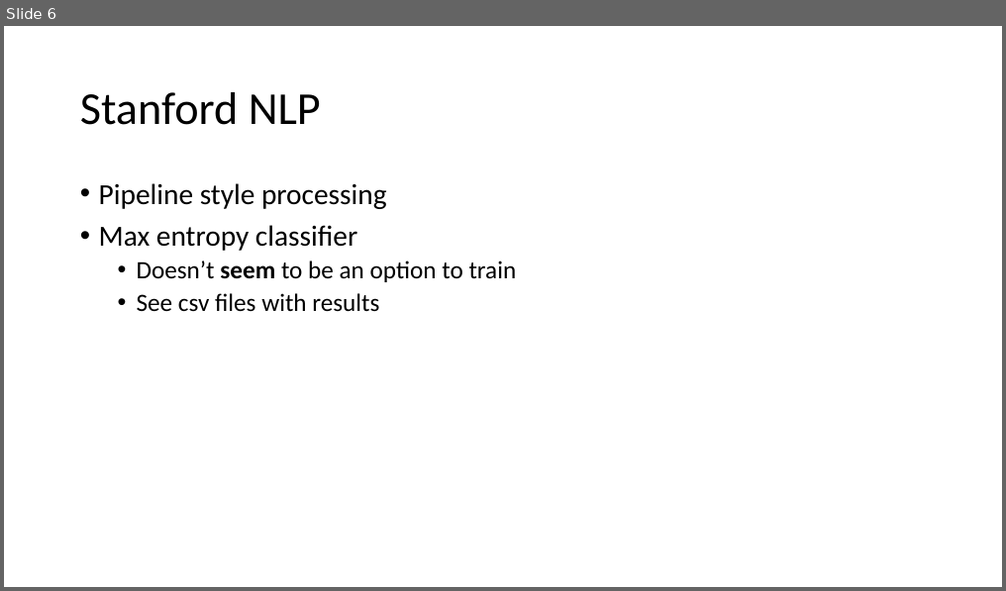
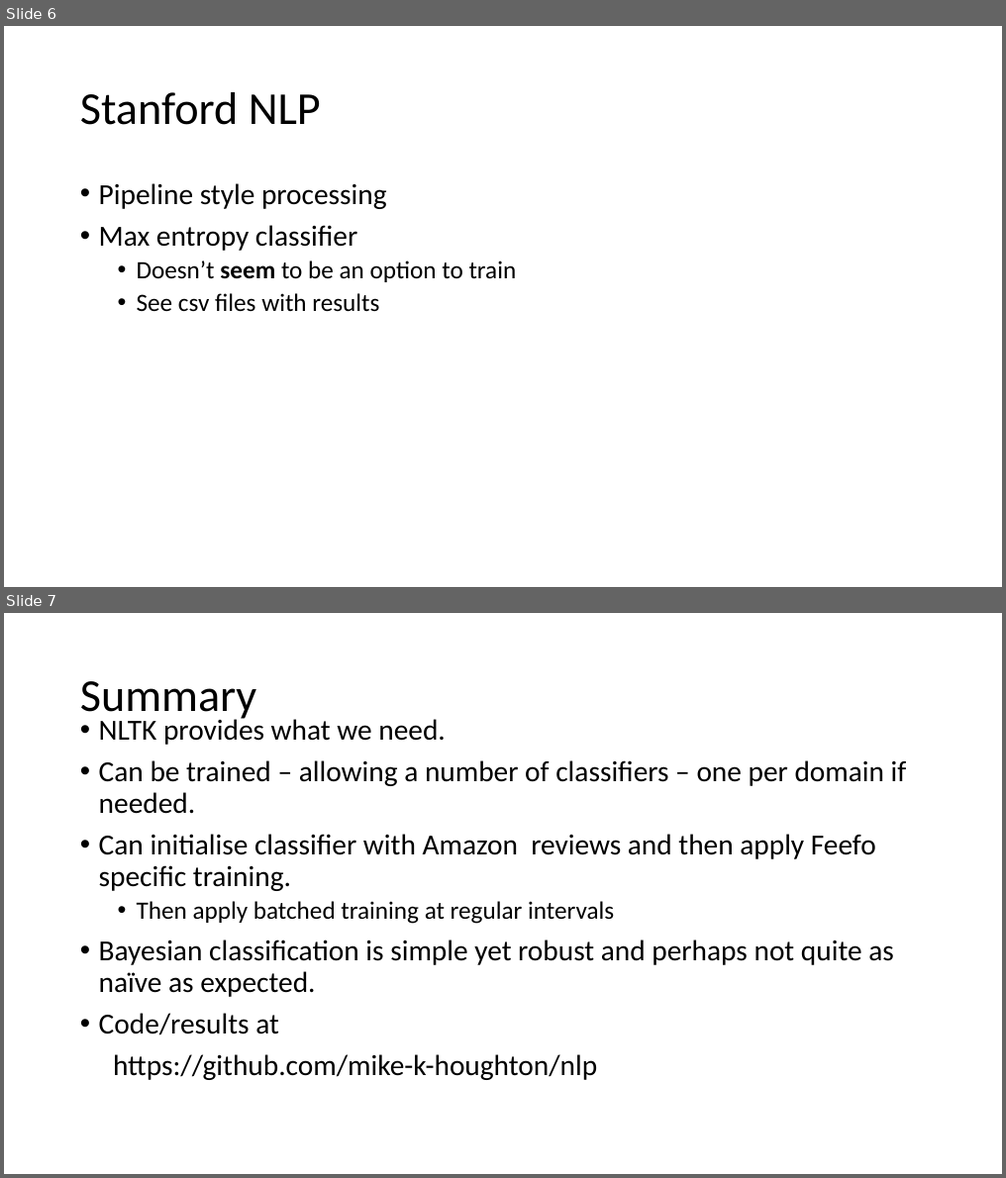
Before and after one commit to banditpig/nlp, a slide deck: testNLP/sentiment.pptx. Shown one above the other, each under a label of ours: slide 6 before the commit, slides 6 and 7 after it. The pictures are 1006x591 and 1006x1178 pixels, drawn with LibreOffice and Linux fonts; fonts in the diff are those of the drawing. Boxes give left, top, right and bottom in pixels: in the first picture for what was removed or moved away, otherwise in the second. Text is boxed around its words. In the diff, an @@ line names an element or a change of style, - is before the commit and + after.

```diff
--- a/testNLP/sentiment.pptx
+++ b/testNLP/sentiment.pptx
@@ slide 7 added at bbox=[4, 613, 1002, 1174], background #FFFFFF @@
@@ title added at bbox=[80, 681, 256, 723], 44 pt, text #000000 @@
+Summary
@@ text added at bbox=[99, 716, 907, 1080], 28 pt, text #000000 @@
+• NLTK provides what we need.
+• Can be trained – allowing a number of classifiers – one per domain if needed.
+• Can initialise classifier with Amazon reviews and then apply Feefo specific training.
+  • Then apply batched training at regular intervals
+• Bayesian classification is simple yet robust and perhaps not quite as naïve as expected.
+• Code/results at
+https://github.com/mike-k-houghton/nlp
```
Also in this commit, not shown: 1 slide changed.
